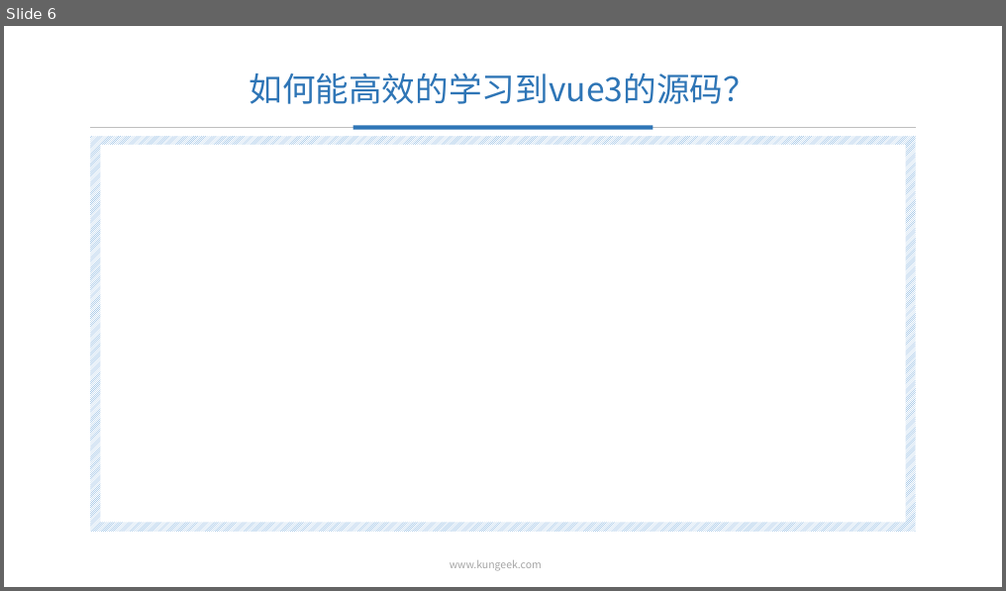
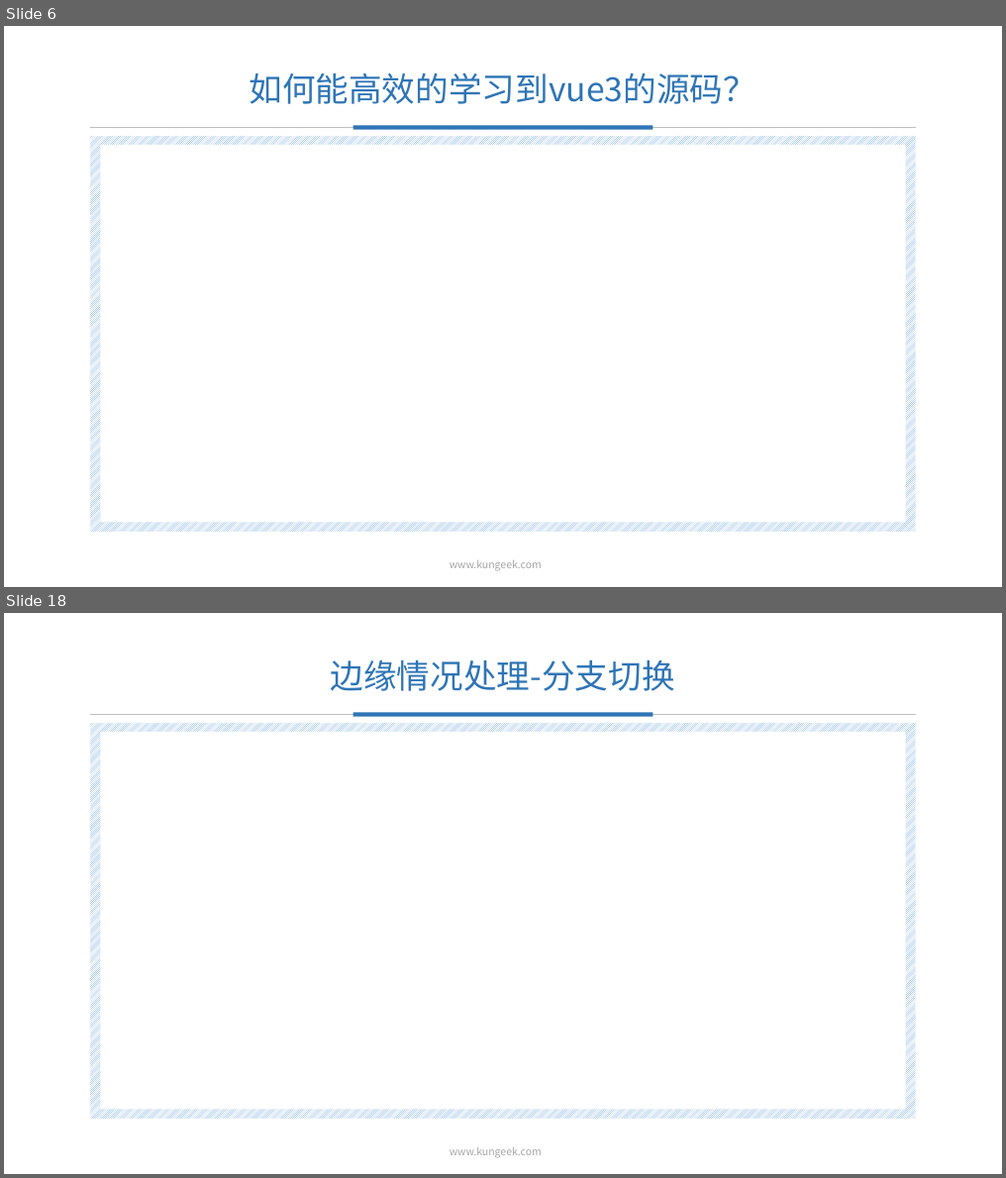
Before and after one commit to chenJinYuDo/cjy-mini-vue, a slide deck: doc/mini-vue3(vue3的最小实现).pptx. Shown one above the other, each under a label of ours: slide 6 before the commit, slides 6 and 18 after it; the slides between them are not shown. The pictures are 1006x591 and 1006x1178 pixels, drawn with LibreOffice and Linux fonts; fonts in the diff are those of the drawing; background and template pictures are left out. Boxes give left, top, right and bottom in pixels: in the first picture for what was removed or moved away, otherwise in the second. Text is boxed around its words. In the diff, an @@ line names an element or a change of style, - is before the commit and + after.

```diff
--- a/doc/mini-vue3(vue3的最小实现).pptx
+++ b/doc/mini-vue3(vue3的最小实现).pptx
@@ slide 18 added at box(4, 613, 1002, 1174), background picture (left out); not listed: 5 template elements that a slide beside it also shows @@
@@ title added at box(331, 660, 675, 691), 32 pt, text #2E75B6 @@
+边缘情况处理-分支切换
```
Also in this commit, not shown: 2 slides changed, 10 other slides added, 2 slides removed, 2 other files.
